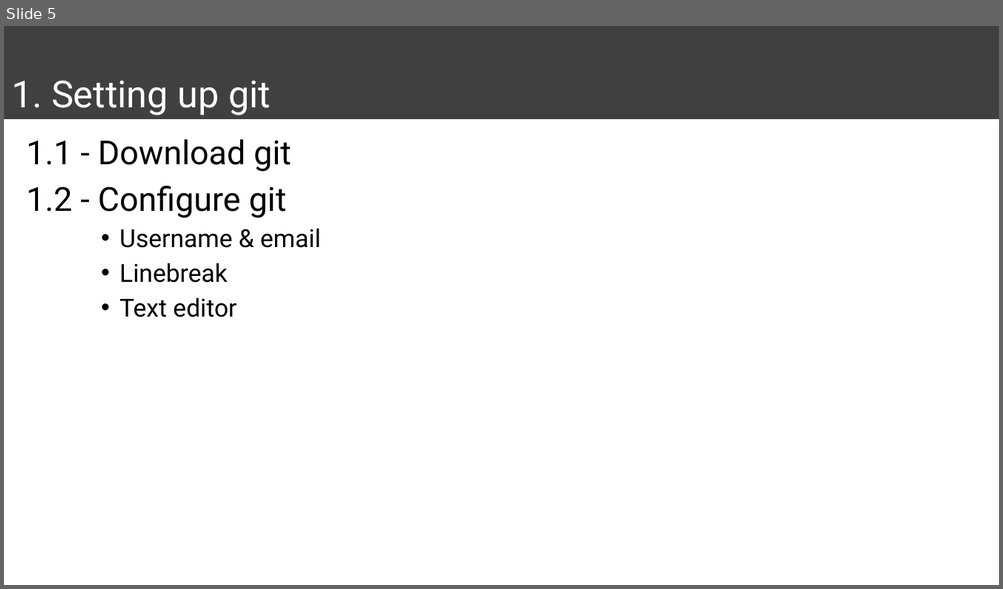
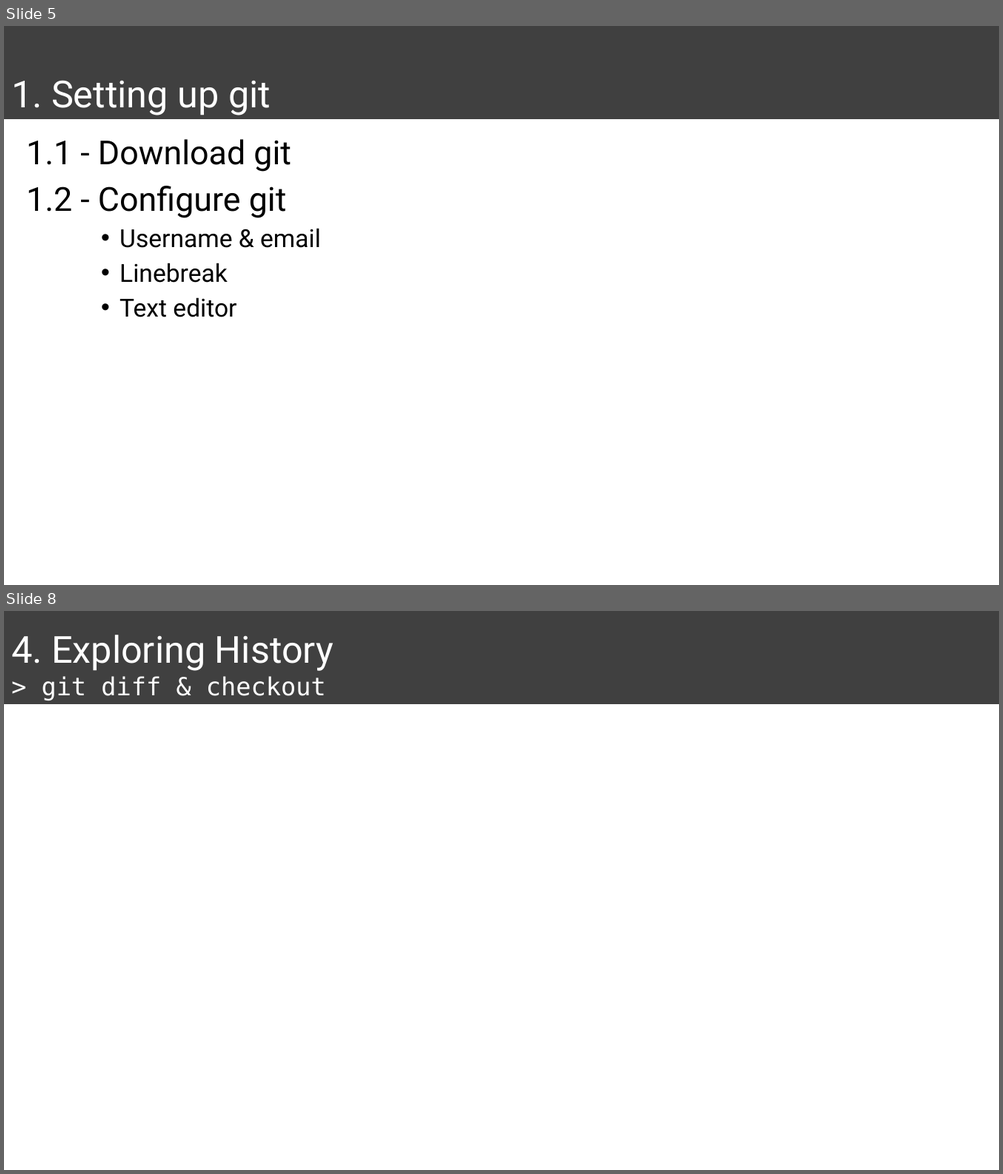
Before and after one commit to mychan24/git_github_workshop, a slide deck: Presentation1.pptx. Shown one above the other, each under a label of ours: slide 5 before the commit, slides 5 and 8 after it; the slides between them are not shown. The pictures are 1003x589 and 1003x1174 pixels, drawn with LibreOffice and Linux fonts; fonts in the diff are those of the drawing. Boxes give left, top, right and bottom in pixels: in the first picture for what was removed or moved away, otherwise in the second. Text is boxed around its words. In the diff, an @@ line names an element or a change of style, - is before the commit and + after.

```diff
--- a/Presentation1.pptx
+++ b/Presentation1.pptx
@@ slide 8 added at (4,611,999,1170), background #FFFFFF @@
@@ title added at (4,611,999,704), fill #404040, 36 pt, text #FFFFFF @@
+4. Exploring History
+> git diff & checkout
```
Also in this commit, not shown: 2 slides changed, 1 other slide added, 1 other file.
